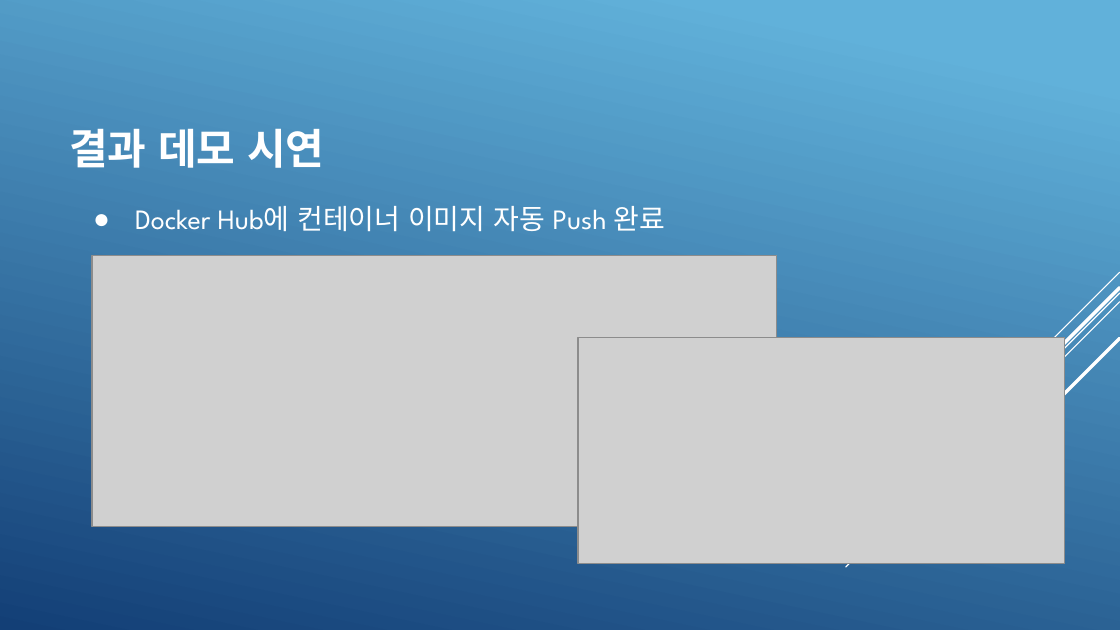
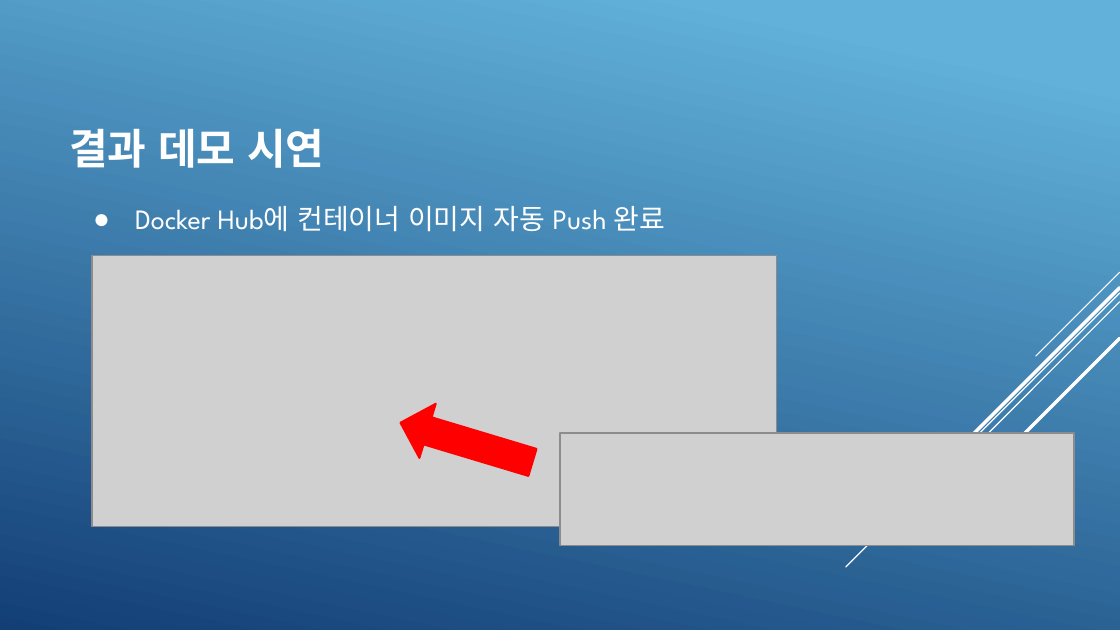
Before and after one commit to KimJeongHoon190/First_Project, a slide deck: slide 14 of 제출자료/최종 발표 프레젠테이션(김정훈).pptx (slide 13 before the commit). Drawn at 1120x630 pixels with LibreOffice and Linux fonts; fonts in the diff are those of the drawing; grey boxes stand for pictures. Boxes give left, top, right and bottom in pixels: in the first picture for what was removed or moved away, otherwise in the second. Text is boxed around its words. In the diff, an @@ line names an element or a change of style, - is before the commit and + after.

```diff
--- a/제출자료/최종 발표 프레젠테이션(김정훈).pptx
+++ b/제출자료/최종 발표 프레젠테이션(김정훈).pptx
@@ picture removed at bbox=[578, 337, 1065, 563] @@
@@ right arrow added at bbox=[392, 396, 541, 490], fill #FF0000, outline #FF0000 1.25 pt @@
@@ picture added at bbox=[560, 433, 1074, 547] @@
```
Also in this commit, not shown: 8 other slides changed, 1 slide added, 1 other file.
